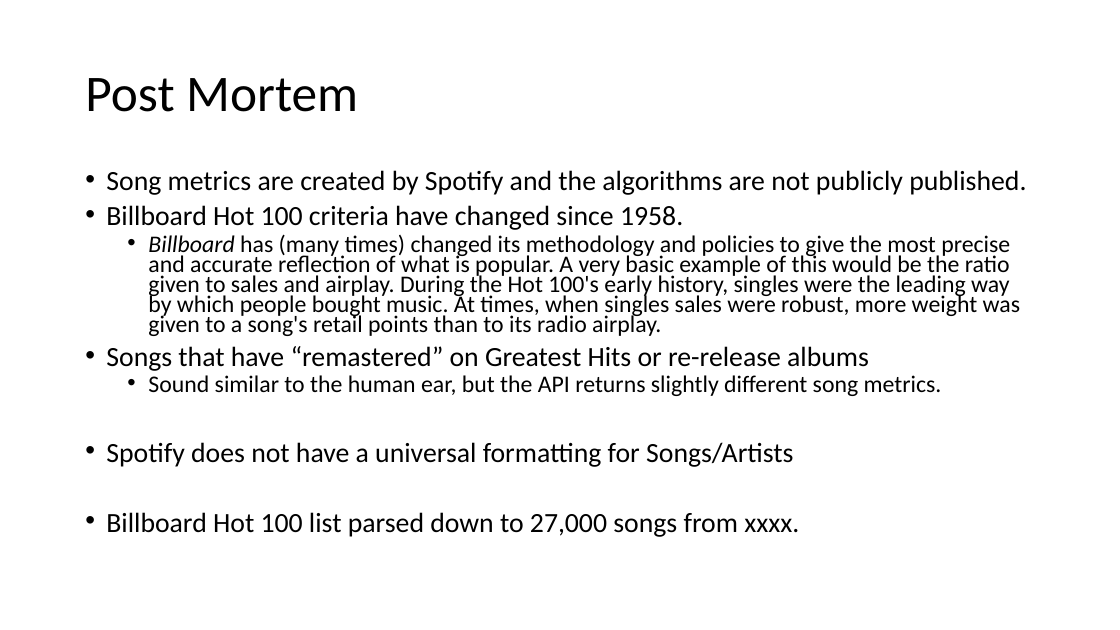
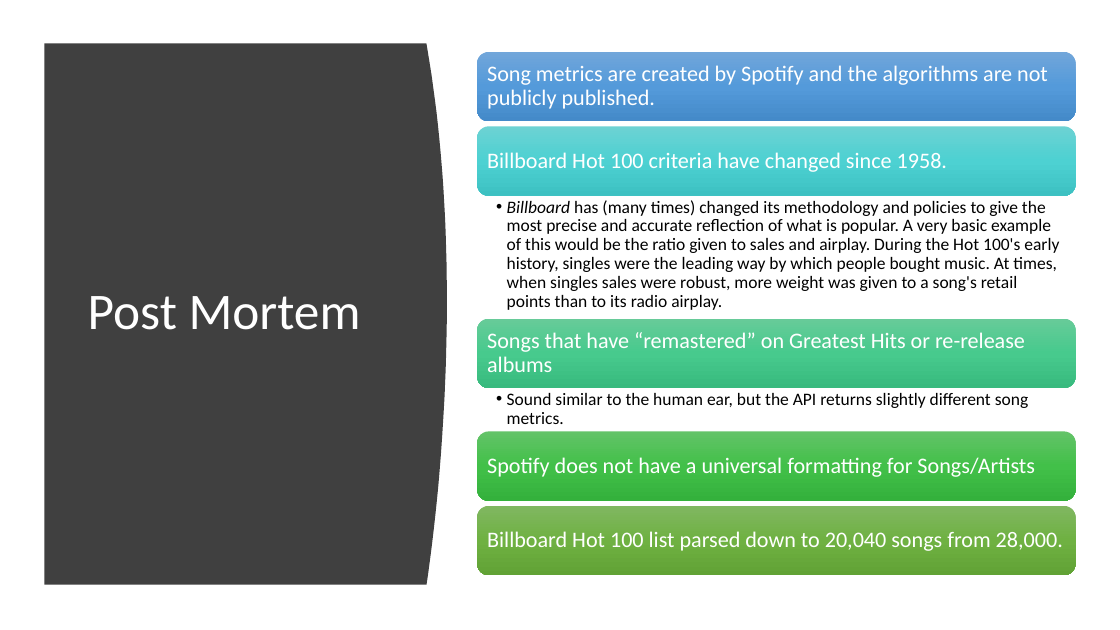
Before and after one commit to wwenash/New_improved_repo, a slide deck: slide 13 of SongMetrics_Presentation/Spotify Presentation.pptx (slide 10 before the commit). Drawn at 1120x630 pixels with LibreOffice and Linux fonts; fonts in the diff are those of the drawing. Boxes give left, top, right and bottom in pixels: in the first picture for what was removed or moved away, otherwise in the second. Text is boxed around its words. In the diff, an @@ line names an element or a change of style, - is before the commit and + after.

```diff
--- a/SongMetrics_Presentation/Spotify Presentation.pptx
+++ b/SongMetrics_Presentation/Spotify Presentation.pptx
@@ freeform shape added at (45, 44, 447, 585), fill #404040 @@
@@ title "Post Mortem": place and size @@
-title "Post Mortem" at (85, 78, 358, 112)
+title "Post Mortem" at (88, 296, 361, 330)
@@ title "Post Mortem" at (88, 296, 361, 330): text colour #000000 to #FFFFFF @@
@@ text removed at (106, 170, 1026, 537) @@
-• Song metrics are created by Spotify and the algorithms are not publicly published.
-• Billboard Hot 100 criteria have changed since 1958.
-  • Billboard has (many times) changed its methodology and policies to give the most precise and accurate reflection of what is popular. A very basic example of this would be the ratio given to sales and airplay. During the Hot 100's early history, singles were the leading way by which people bought music. At times, when singles sales were robust, more weight was given to a song's retail points than to its radio airplay.
-• Songs that have “remastered” on Greatest Hits or re-release albums
-  • Sound similar to the human ear, but the API returns slightly different song metrics.
-• Spotify does not have a universal formatting for Songs/Artists
-• Billboard Hot 100 list parsed down to 27,000 songs from xxxx.
@@ group added at (477, 52, 1075, 576): 7 texts, 5 rounded rectangles @@
+Song metrics are created by Spotify and the algorithms are not publicly published.
+Billboard Hot 100 criteria have changed since 1958.
+  • Billboard has (many times) changed its methodology and policies to give the most precise and accurate reflection of what is popular. A very basic example of this would be the ratio given to sales and airplay. During the Hot 100's early history, singles were the leading way by which people bought music. At times, when singles sales were robust, more weight was given to a song's retail points than to its radio airplay.
+Songs that have “remastered” on Greatest Hits or re-release albums
+  • Sound similar to the human ear, but the API returns slightly different song metrics.
+Spotify does not have a universal formatting for Songs/Artists
+Billboard Hot 100 list parsed down to 20,040 songs from 28,000.
```
Also in this commit, not shown: 4 other slides changed, 8 slides added, 4 slides removed.
